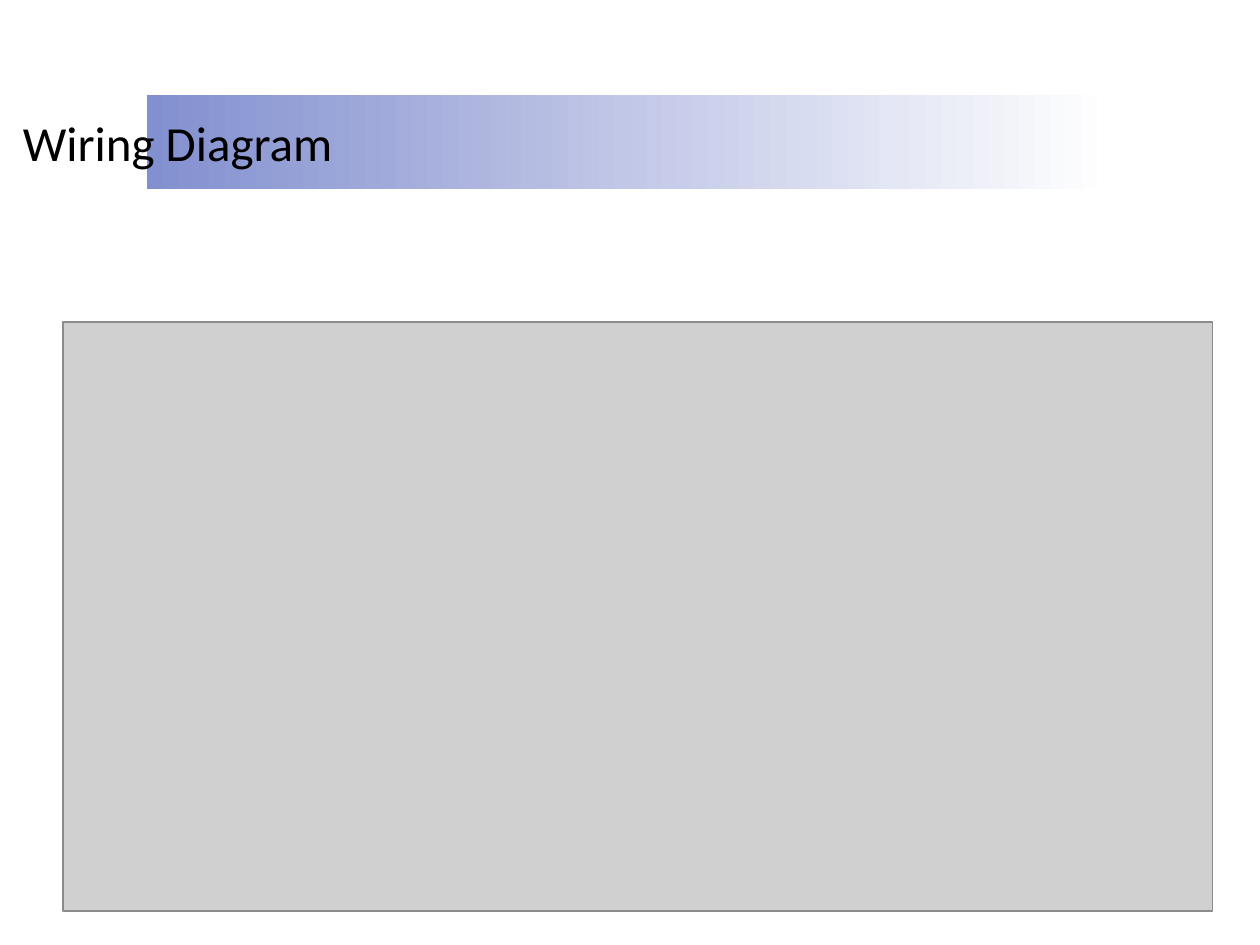
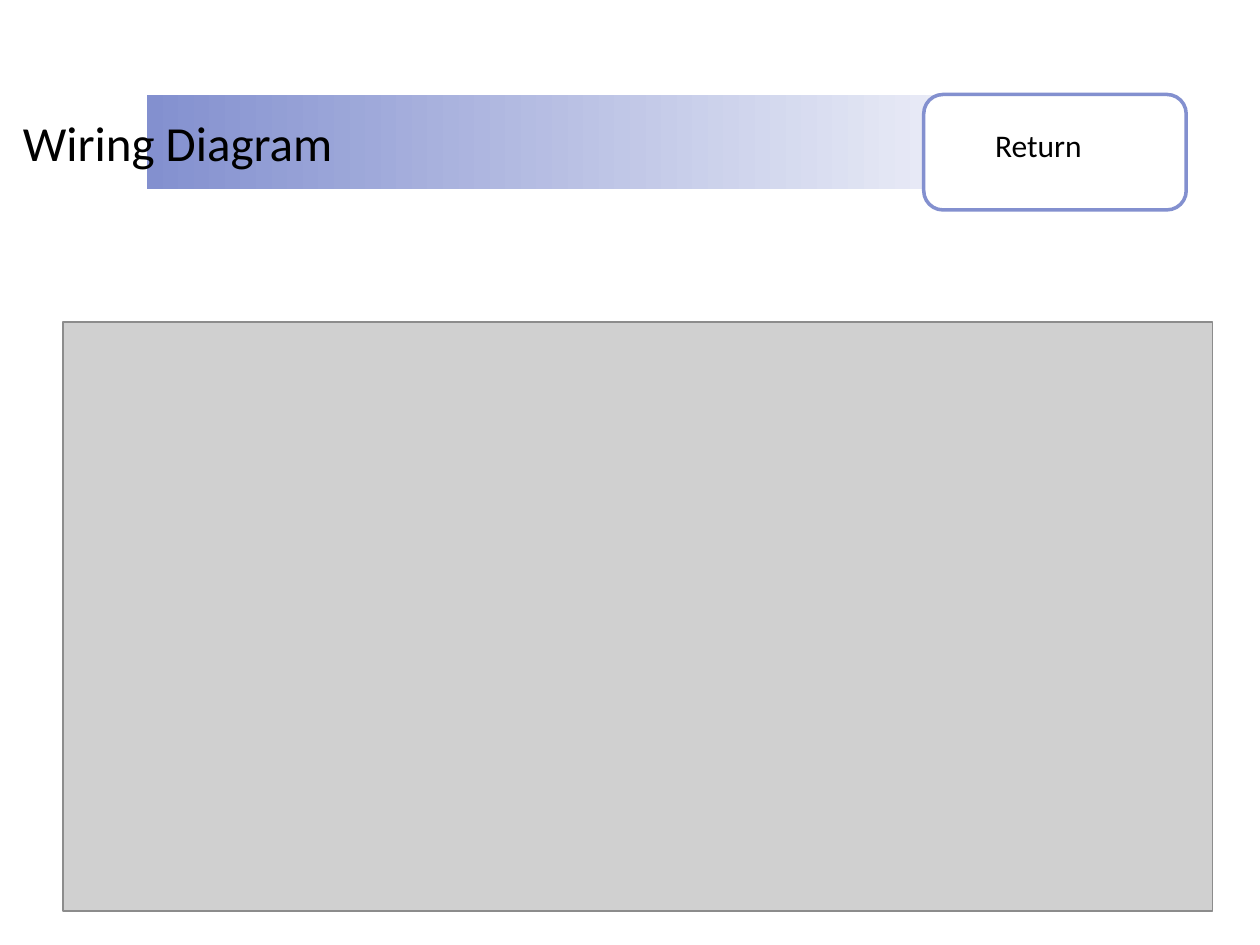
Before and after one commit to ruffsl/ROBO, a slide deck: slide 19 of Documentation/Design Reviews/Speech Notes/Presentations/Final Presentation.pptx (slide 18 before the commit). Drawn at 1260x945 pixels with LibreOffice and Linux fonts; fonts in the diff are those of the drawing; grey boxes stand for pictures; background and template pictures are left out. Boxes give left, top, right and bottom in pixels: in the first picture for what was removed or moved away, otherwise in the second. Text is boxed around its words. In the diff, an @@ line names an element or a change of style, - is before the commit and + after.

```diff
--- a/Documentation/Design Reviews/Speech Notes/Presentations/Final Presentation.pptx
+++ b/Documentation/Design Reviews/Speech Notes/Presentations/Final Presentation.pptx
@@ rounded rectangle added at (924, 94, 1186, 210), fill #FFFFFF, outline #8390CF 2 pt @@
@@ text added at (995, 136, 1082, 158), 18 pt, text #000000 @@
+Return
```
Also in this commit, not shown: 14 other slides changed, 2 slides added, 2 slides removed.
